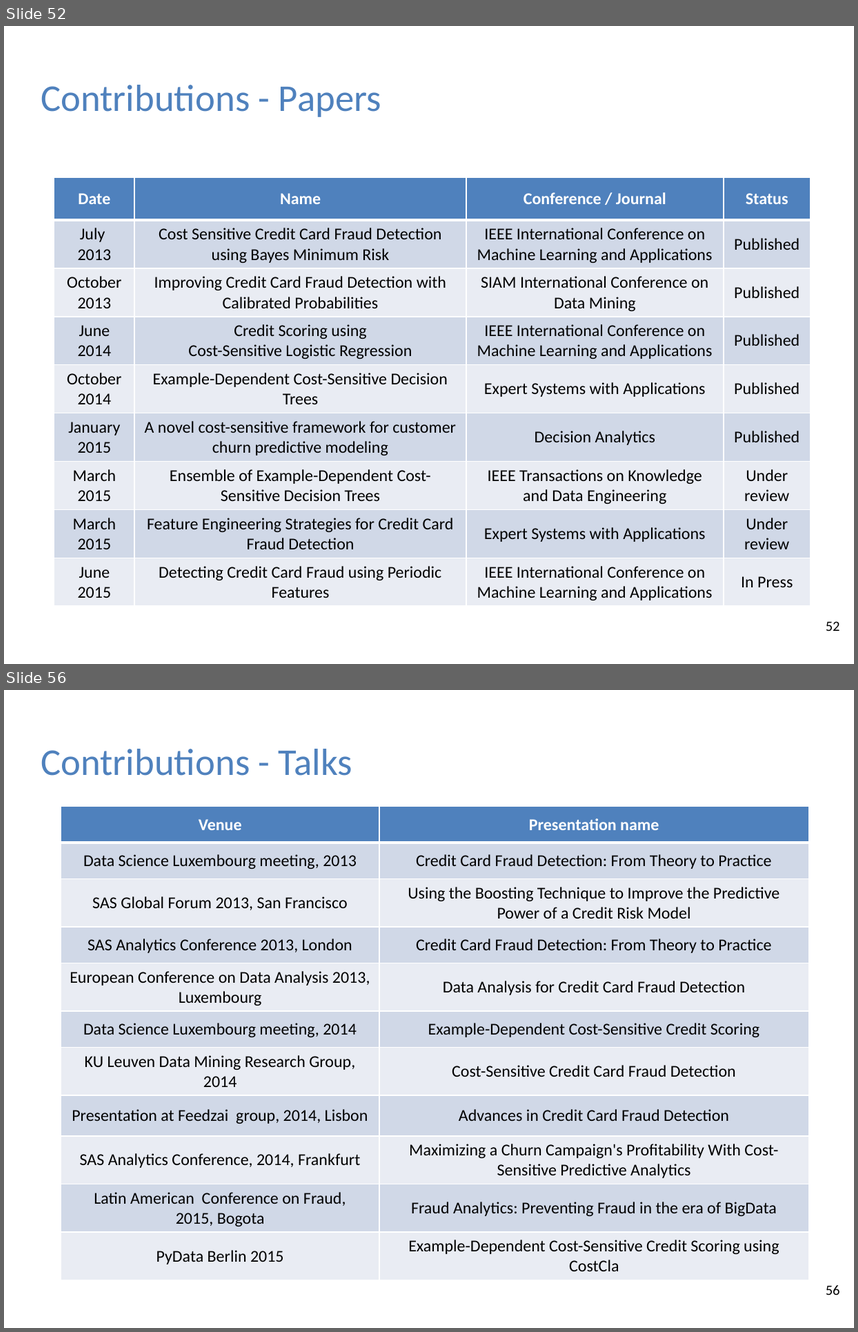
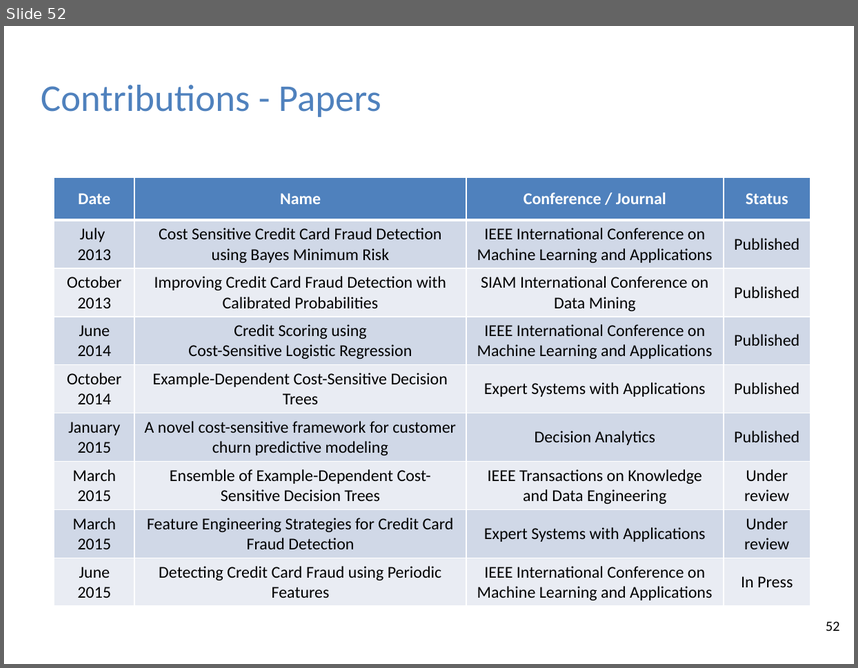
Before and after one commit to albahnsen/phd-thesis, a slide deck: slides/Thesis_ExampleDependentCostSensitiveClassification_slides.pptx. Shown one above the other, each under a label of ours: slides 52 and 56 before the commit, slide 52 after it; the slides between them are not shown. The pictures are 858x1332 and 858x668 pixels, drawn with LibreOffice and Linux fonts; fonts in the diff are those of the drawing; background and template pictures are left out. Boxes give left, top, right and bottom in pixels: in the first picture for what was removed or moved away, otherwise in the second. Text is boxed around its words. In the diff, an @@ line names an element or a change of style, - is before the commit and + after.

```diff
--- a/slides/Thesis_ExampleDependentCostSensitiveClassification_slides.pptx
+++ b/slides/Thesis_ExampleDependentCostSensitiveClassification_slides.pptx
@@ slide 56 removed at [4,690,854,1328], background #FFFFFF @@
@@ text removed at [41,749,352,776] @@
-Contributions - Talks
@@ table removed at [61,807,809,1280], 11 rows, 2 columns @@
-Venue | Presentation name
-Data Science Luxembourg meeting, 2013 | Credit Card Fraud Detection: From Theory to Practice
-SAS Global Forum 2013, San Francisco | Using the Boosting Technique to Improve the Predictive Power of a Credit Risk Model
-SAS Analytics Conference 2013, London | Credit Card Fraud Detection: From Theory to Practice
-European Conference on Data Analysis 2013, Luxembourg | Data Analysis for Credit Card Fraud Detection
-Data Science Luxembourg meeting, 2014 | Example-Dependent Cost-Sensitive Credit Scoring
-KU Leuven Data Mining Research Group, 2014 | Cost-Sensitive Credit Card Fraud Detection
-Presentation at Feedzai group, 2014, Lisbon | Advances in Credit Card Fraud Detection
-SAS Analytics Conference, 2014, Frankfurt | Maximizing a Churn Campaign's Profitability With Cost-Sensitive Predictive Analytics
-Latin American Conference on Fraud, / 2015, Bogota | Fraud Analytics: Preventing Fraud in the era of BigData
-PyData Berlin 2015 | Example-Dependent Cost-Sensitive Credit Scoring using CostCla
@@ page number removed at [826,1285,840,1294] @@
-56
```
Also in this commit, not shown: 4 slides changed, 3 other slides removed.
